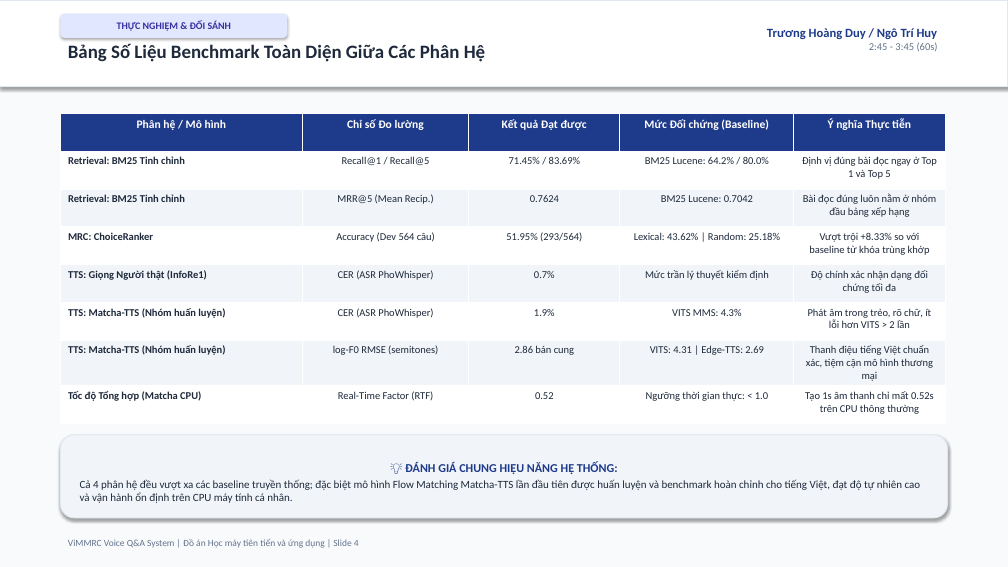
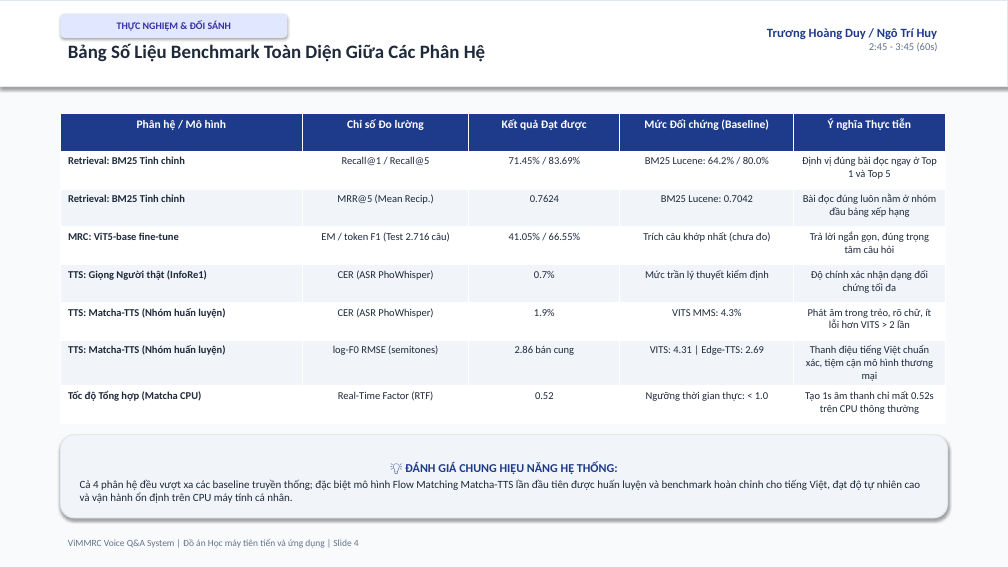
Before and after one commit to ngohuy04022000/vimmrc-qa-voice, a slide deck: slide 4 of docs/ViMMRC_Presentation_5min.pptx. Drawn at 1008x567 pixels with LibreOffice and Linux fonts; fonts in the diff are those of the drawing. Boxes give left, top, right and bottom in pixels: in the first picture for what was removed or moved away, otherwise in the second. Text is boxed around its words. In the diff, an @@ line names an element or a change of style, - is before the commit and + after.

```diff
--- a/docs/ViMMRC_Presentation_5min.pptx
+++ b/docs/ViMMRC_Presentation_5min.pptx
@@ table at (60, 113, 945, 418) @@
-row 4: MRC: ChoiceRanker | Accuracy (Dev 564 câu) | 51.95% (293/564) | Lexical: 43.62% | Random: 25.18% | Vượt trội +8.33% so với baseline từ khóa trùng khớp
+row 4: MRC: ViT5-base fine-tune | EM / token F1 (Test 2.716 câu) | 41.05% / 66.55% | Trích câu khớp nhất (chưa đo) | Trả lời ngắn gọn, đúng trọng tâm câu hỏi
```
Also in this commit, not shown: 4 other slides changed, 17 other files.
